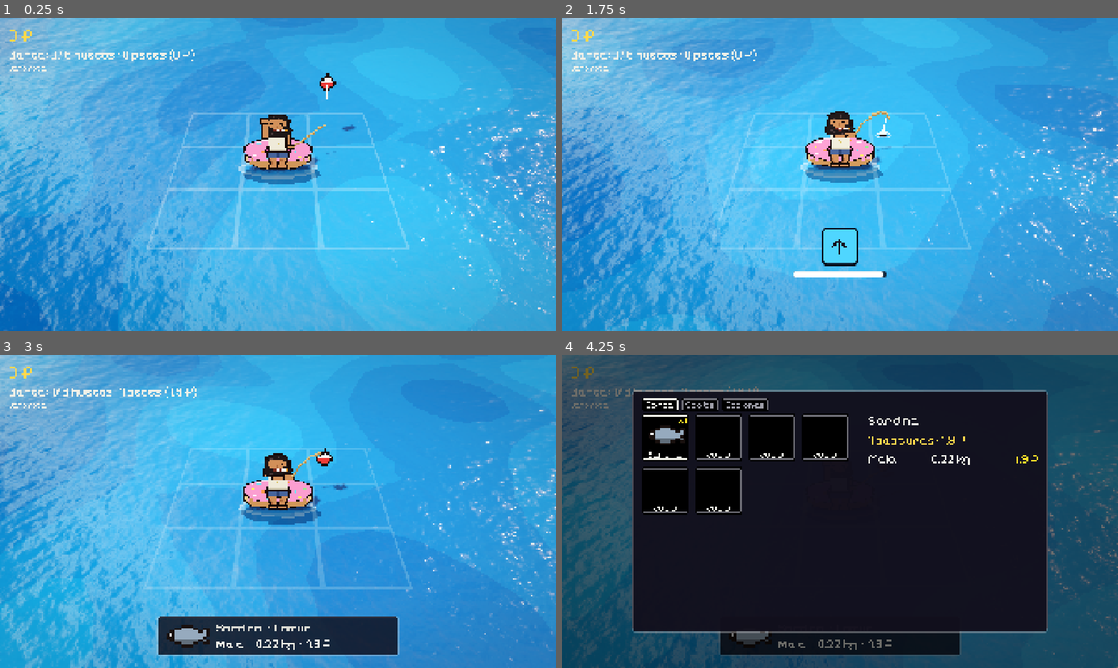
Above: before the commit, frames 1-4 (two rows, left to right).
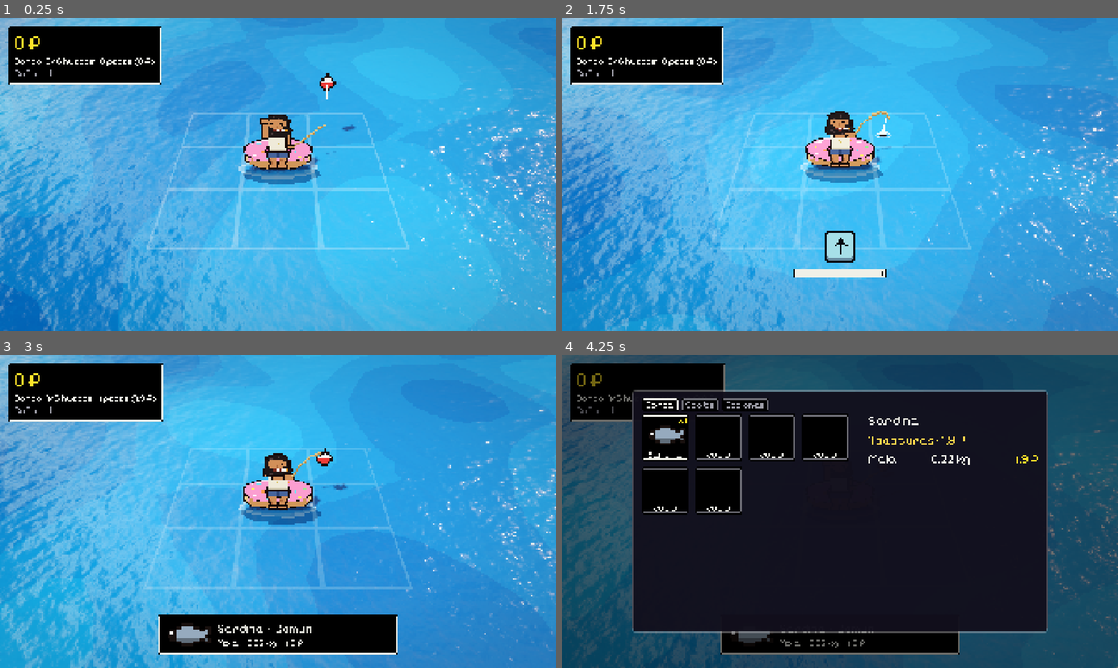
Above: after the commit, the same moments.

Repository: xNeku/FIshin
Game: Godot game, scene res://scenes/main.tscn
Two runs of this game, one before a commit and one after it. Both use one fixed random seed, a clock stepped at 60 frames per second and the inputs below.
Inputs (mouse positions are in pixels of both pictures, inside the frame that each line leads up to):
- Up to frame 1 (0.25 s): no input
- Up to frame 2 (1.75 s): tap Enter at 0.5 s; move the mouse to (962, 158) at 0.52 s; hold Up (pesca_arriba) 0.53-1.28 s; hold Q (cambiar_modo) 0.53-1.28 s; click (962, 158) at 0.67 s; tap E (interactuar) at 0.8, 1.35 s; move the mouse to (728, 190) at 1.27 s; hold Down (pesca_abajo) from 1.28 s (still down); click (728, 190) at 1.42 s; tap Q (cambiar_modo) at 1.55 s
- Up to frame 3 (3 s): move the mouse to (333, 442) at 2.02 s; release Down (pesca_abajo) at 2.03 s; hold Q (cambiar_modo) 2.03-2.78 s; hold Up (pesca_arriba) from 2.03 s (still down); click (333, 442) at 2.17 s; tap E (interactuar) at 2.3, 2.85 s; move the mouse to (250, 574) at 2.77 s; click (250, 574) at 2.92 s
- Up to frame 4 (4.25 s): tap Q (cambiar_modo) at 3.05 s; move the mouse to (1006, 558) at 3.52 s; release Up (pesca_arriba) at 3.53 s; hold Left (pesca_izq) from 3.53 s (still down); hold E (interactuar) from 3.53 s (still down); tap D (mover_der) at 3.6 s; click (1006, 558) at 3.67 s; tap Tab (menu) at 4.15 s

The runs differ from the first frame. In frame 1, 5.2% of the frame differs, in the area x 1-35%, y 2-22%; in frame 2, 6.0%; in frame 3, 11%, in the area x 1-72%, y 2-97%; in frame 4, 6.5%.

Commit message:
Minijuego con teclas dibujadas (teclado o mando según lo último que toques, con versión pulsada), la tecla se aprieta sola al machacar; HUD en paneles pixel y pistas con el dibujo de su tecla
Co-Authored-By: Claude Opus 5.5 <noreply@anthropic.com>
Claude-Session: https://claude.ai/code/session_019rcxv2gkMTX1eHoDeqRmkz

Diff:
--- a/scenes/ui/hud.tscn
+++ b/scenes/ui/hud.tscn
@@ -4,57 +4,15 @@
 [ext_resource type="Shader" path="res://shaders/efecto_pantalla.gdshader" id="2_efecto"]
 [ext_resource type="PackedScene" path="res://scenes/ui/popup_texto.tscn" id="3_popup"]
 [ext_resource type="PackedScene" path="res://scenes/ui/popup_icono.tscn" id="3_popup_x"]
+[ext_resource type="Texture2D" path="res://art/ui/teclas/teclado_pesca_1.png" id="4_tecla"]
+[ext_resource type="Texture2D" path="res://art/ui/teclas/teclado_interactuar.png" id="5_tecla_e"]
+[ext_resource type="Texture2D" path="res://art/ui/teclas/teclado_cambiar_modo.png" id="6_tecla_q"]
 
 [sub_resource type="ShaderMaterial" id="mat_efecto"]
 shader = ExtResource("2_efecto")
 shader_parameter/intensidad = 0.0
 shader_parameter/destello = 0.0
 
-[sub_resource type="StyleBoxFlat" id="estilo_tecla"]
-bg_color = Color(1, 1, 1, 1)
-border_width_left = 6
-border_width_top = 6
-border_width_right = 6
-border_width_bottom = 10
-border_color = Color(0.08, 0.05, 0.1, 1)
-corner_radius_top_left = 16
-corner_radius_top_right = 16
-corner_radius_bottom_right = 16
-corner_radius_bottom_left = 16
-
-[sub_resource type="StyleBoxFlat" id="estilo_panel"]
-bg_color = Color(0.06, 0.05, 0.1, 0.82)
-border_width_left = 4
-border_width_top = 4
-border_width_right = 4
-border_width_bottom = 4
-border_color = Color(1, 1, 1, 0.25)
-corner_radius_top_left = 12
-corner_radius_top_right = 12
-corner_radius_bottom_right = 12
-corner_radius_bottom_left = 12
-
-[sub_resource type="StyleBoxFlat" id="barra_fondo"]
-bg_color = Color(0.05, 0.03, 0.08, 0.8)
-corner_radius_top_left = 6
-corner_radius_top_right = 6
-corner_radius_bottom_right = 6
-corner_radius_bottom_left = 6
-
-[sub_resource type="StyleBoxFlat" id="barra_tiempo"]
-bg_color = Color(1, 1, 1, 1)
-corner_radius_top_left = 6
-corner_radius_top_right = 6
-corner_radius_bottom_right = 6
-corner_radius_bottom_left = 6
-
-[sub_resource type="StyleBoxFlat" id="barra_machacar"]
-bg_color = Color(1, 0.55, 0.2, 1)
-corner_radius_top_left = 6
-corner_radius_top_right = 6
-corner_radius_bottom_right = 6
-corner_radius_bottom_left = 6
-
 [node name="HUD" type="CanvasLayer"]
 script = ExtResource("1_script")
 escena_popup = ExtResource("3_popup")
@@ -69,32 +27,38 @@
 grow_vertical = 2
 mouse_filter = 2
 
-[node name="Info" type="VBoxContainer" parent="."]
-offset_left = 32.0
+[node name="Info" type="PanelContainer" parent="."]
+offset_left = 24.0
 offset_top = 24.0
-offset_right = 700.0
-offset_bottom = 220.0
-mouse_filter = 2
-
-[node name="Rublos" type="Label" parent="Info"]
-layout_mode = 2
-theme_override_colors/font_color = Color(1, 0.85, 0.3, 1)
-theme_override_font_sizes/font_size = 56
+offset_right = 24.0
+offset_bottom = 24.0
+mouse_filter = 2
+
+[node name="Lista" type="VBoxContainer" parent="Info"]
+layout_mode = 2
+mouse_filter = 2
+theme_override_constants/separation = 4
+
+[node name="Rublos" type="Label" parent="Info/Lista"]
+layout_mode = 2
+theme_type_variation = &"Dinero"
+theme_override_font_sizes/font_size = 60
 text = "0 ₽"
 
-[node name="Barca" type="Label" parent="Info"]
-layout_mode = 2
+[node name="Barca" type="Label" parent="Info/Lista"]
+layout_mode = 2
+theme_type_variation = &"Pequeno"
 text = "Barca: 0 peces"
 
-[node name="Cana" type="Label" parent="Info"]
-layout_mode = 2
-theme_override_font_sizes/font_size = 24
+[node name="Cana" type="Label" parent="Info/Lista"]
+layout_mode = 2
+theme_type_variation = &"Titulo"
 text = "Caña rota"
 
-[node name="Cebo" type="Label" parent="Info"]
-layout_mode = 2
-theme_override_colors/font_color = Color(0.6, 1, 0.5, 1)
-theme_override_font_sizes/font_size = 24
+[node name="Cebo" type="Label" parent="Info/Lista"]
+layout_mode = 2
+theme_type_variation = &"Pequeno"
+theme_override_colors/font_color = Color(0.55, 0.95, 0.45, 1)
 text = "Cebo: 5 pescas"
 
 [node name="Estado" type="Label" parent="."]
@@ -103,8 +67,8 @@
 offset_top = 40.0
 offset_bottom = 100.0
 grow_horizontal = 2
-theme_override_font_sizes/font_size = 40
-text = "Esperando que piquen..."
+theme_override_constants/outline_size = 12
+text = "¡Barca llena! Ve a vender"
 horizontal_alignment = 1
 
 [node name="Prompt" type="Control" parent="."]
@@ -120,83 +84,58 @@
 grow_vertical = 2
 mouse_filter = 2
 
-[node name="Machacar" type="Label" parent="Prompt"]
-layout_mode = 0
-offset_left = -300.0
-offset_top = -150.0
-offset_right = 300.0
-offset_bottom = -90.0
-theme_override_colors/font_color = Color(1, 0.55, 0.2, 1)
-theme_override_font_sizes/font_size = 44
-text = "¡MACHACA!"
-horizontal_alignment = 1
-
 [node name="Teclas" type="HBoxContainer" parent="Prompt"]
 layout_mode = 0
 offset_left = -200.0
-offset_top = -70.0
+offset_top = -60.0
 offset_right = 200.0
-offset_bottom = 70.0
-mouse_filter = 2
-theme_override_constants/separation = 20
+offset_bottom = 60.0
+mouse_filter = 2
+theme_override_constants/separation = 24
 alignment = 1
 
-[node name="Tecla1" type="PanelContainer" parent="Prompt/Teclas"]
-custom_minimum_size = Vector2(130, 130)
-layout_mode = 2
-mouse_filter = 2
-theme_override_styles/panel = SubResource("estilo_tecla")
-
-[node name="Texto" type="Label" parent="Prompt/Teclas/Tecla1"]
-layout_mode = 2
-theme_override_colors/font_color = Color(0.08, 0.05, 0.1, 1)
-theme_override_constants/outline_size = 0
-theme_override_font_sizes/font_size = 80
-text = "1"
-horizontal_alignment = 1
-vertical_alignment = 1
+[node name="Tecla1" type="TextureRect" parent="Prompt/Teclas"]
+texture_filter = 1
+custom_minimum_size = Vector2(120, 120)
+layout_mode = 2
+mouse_filter = 2
+texture = ExtResource("4_tecla")
+expand_mode = 1
+stretch_mode = 5
 
 [node name="Mas" type="Label" parent="Prompt/Teclas"]
 layout_mode = 2
-theme_override_font_sizes/font_size = 64
+theme_override_constants/outline_size = 12
+theme_override_font_sizes/font_size = 60
 text = "+"
 
-[node name="Tecla2" type="PanelContainer" parent="Prompt/Teclas"]
-custom_minimum_size = Vector2(130, 130)
-layout_mode = 2
-mouse_filter = 2
-theme_override_styles/panel = SubResource("estilo_tecla")
-
-[node name="Texto" type="Label" parent="Prompt/Teclas/Tecla2"]
-layout_mode = 2
-theme_override_colors/font_color = Color(0.08, 0.05, 0.1, 1)
-theme_override_constants/outline_size = 0
-theme_override_font_sizes/font_size = 80
-text = "→"
-horizontal_alignment = 1
-vertical_alignment = 1
+[node name="Tecla2" type="TextureRect" parent="Prompt/Teclas"]
+texture_filter = 1
+custom_minimum_size = Vector2(120, 120)
+layout_mode = 2
+mouse_filter = 2
+texture = ExtResource("4_tecla")
+expand_mode = 1
+stretch_mode = 5
 
 [node name="BarraTiempo" type="ProgressBar" parent="Prompt"]
 layout_mode = 0
 offset_left = -160.0
-offset_top = 85.0
+offset_top = 76.0
 offset_right = 160.0
-offset_bottom = 105.0
-mouse_filter = 2
-theme_override_styles/background = SubResource("barra_fondo")
-theme_override_styles/fill = SubResource("barra_tiempo")
+offset_bottom = 108.0
+mouse_filter = 2
 value = 100.0
 show_percentage = false
 
 [node name="BarraMachacar" type="ProgressBar" parent="Prompt"]
 layout_mode = 0
-offset_left = -260.0
+offset_left = -240.0
 offset_top = 120.0
-offset_right = 260.0
+offset_right = 240.0
 offset_bottom = 160.0
 mouse_filter = 2
-theme_override_styles/background = SubResource("barra_fondo")
-theme_override_styles/fill = SubResource("barra_machacar")
+theme_type_variation = &"BarraNaranja"
 max_value = 10.0
 show_percentage = false
 
@@ -212,9 +151,9 @@
 offset_bottom = 40.0
 grow_horizontal = 0
 grow_vertical = 2
-theme_override_colors/font_color = Color(1, 0.85, 0.3, 1)
+theme_type_variation = &"Dinero"
 theme_override_constants/outline_size = 16
-theme_override_font_sizes/font_size = 96
+theme_override_font_sizes/font_size = 100
 text = "x0"
 horizontal_alignment = 1
 
@@ -227,36 +166,65 @@
 grow_vertical = 2
 mouse_filter = 2
 
-[node name="Aviso" type="Label" parent="."]
+[node name="Aviso" type="PanelContainer" parent="."]
 anchors_preset = 7
 anchor_left = 0.5
 anchor_top = 1.0
 anchor_right = 0.5
 anchor_bottom = 1.0
-offset_left = -500.0
-offset_top = -250.0
-offset_right = 500.0
-offset_bottom = -200.0
+offset_top = -260.0
+offset_bottom = -260.0
 grow_horizontal = 2
 grow_vertical = 0
-theme_override_colors/font_color = Color(0.5, 0.85, 1, 1)
-theme_override_font_sizes/font_size = 34
-text = "[E] Vender todo al comerciante"
-horizontal_alignment = 1
-
-[node name="AyudaModo" type="Label" parent="."]
+mouse_filter = 2
+
+[node name="Fila" type="HBoxContainer" parent="Aviso"]
+layout_mode = 2
+mouse_filter = 2
+theme_override_constants/separation = 20
+
+[node name="Icono" type="TextureRect" parent="Aviso/Fila"]
+texture_filter = 1
+custom_minimum_size = Vector2(64, 68)
+layout_mode = 2
+mouse_filter = 2
+texture = ExtResource("5_tecla_e")
+expand_mode = 1
+stretch_mode = 5
+
+[node name="Texto" type="Label" parent="Aviso/Fila"]
+layout_mode = 2
+text = "Hablar con el comerciante"
+
+[node name="AyudaModo" type="PanelContainer" parent="."]
 anchors_preset = 2
 anchor_top = 1.0
 anchor_bottom = 1.0
-offset_left = 32.0
-offset_top = -70.0
-offset_right = 600.0
+offset_left = 24.0
+offset_top = -24.0
+offset_right = 24.0
 offset_bottom = -24.0
 grow_vertical = 0
 mouse_filter = 2
-theme_override_colors/font_color = Color(0.85, 0.95, 1, 1)
-theme_override_font_sizes/font_size = 30
-text = "[Q] Bajar a tierra"
+
+[node name="Fila" type="HBoxContainer" parent="AyudaModo"]
+layout_mode = 2
+mouse_filter = 2
+theme_override_constants/separation = 16
+
+[node name="Icono" type="TextureRect" parent="AyudaModo/Fila"]
+texture_filter = 1
+custom_minimum_size = Vector2(48, 51)
+layout_mode = 2
+mouse_filter = 2
+texture = ExtResource("6_tecla_q")
+expand_mode = 1
+stretch_mode = 5
+
+[node name="Texto" type="Label" parent="AyudaModo/Fila"]
+layout_mode = 2
+theme_type_variation = &"Pequeno"
+text = "Bajar a tierra"
 
 [node name="Resultado" type="PanelContainer" parent="."]
 anchors_preset = 7
@@ -271,15 +239,10 @@
 grow_horizontal = 2
 grow_vertical = 0
 mouse_filter = 2
-theme_override_styles/panel = SubResource("estilo_panel")
 
 [node name="Margen" type="MarginContainer" parent="Resultado"]
 layout_mode = 2
 mouse_filter = 2
-theme_override_constants/margin_left = 20
-theme_override_constants/margin_top = 12
-theme_override_constants/margin_right = 20
-theme_override_constants/margin_bottom = 12
 
 [node name="Fila" type="HBoxContainer" parent="Resultado/Margen"]
 layout_mode = 2
@@ -302,9 +265,9 @@
 
 [node name="Nombre" type="Label" parent="Resultado/Margen/Fila/Textos"]
 layout_mode = 2
-theme_override_font_sizes/font_size = 40
 text = "Sardina · Común"
 
 [node name="Detalle" type="Label" parent="Resultado/Margen/Fila/Textos"]
 layout_mode = 2
+theme_type_variation = &"Pequeno"
 text = "Buena · 0.20 kg · 4 ₽"
--- a/scripts/ui/hud.gd
+++ b/scripts/ui/hud.gd
@@ -17,6 +17,10 @@
 ## Altura de la X sobre los pies del náufrago cuando va andando.
 @export var altura_cabeza_andando: float = 2.0
 @export var velocidad_contador: float = 6.0
+## Iconos de teclas: <carpeta>/<teclado|mando>_<accion>[_pulsada].png. Redibuja los PNG para cambiarlos.
+@export_dir var carpeta_teclas: String = "res://art/ui/teclas"
+## Al machacar, cada cuánto se aprieta sola la tecla dibujada (segundos).
+@export var ritmo_machacar: float = 0.12
 ## Cuánto salta de sitio el botón al tope de intensidad (píxeles).
 @export var salto_prompt_maximo: float = 220.0
 @export var color_numeros: Color = Color("ff9a3c")
@@ -35,25 +39,22 @@
 @export var destello_captura: float = 0.2
 @export var destello_perfecto: float = 0.5
 
-const TEXTO_TECLA: Dictionary = {
-	&"pesca_1": "1", &"pesca_2": "2", &"pesca_3": "3", &"pesca_4": "4",
-	&"pesca_arriba": "↑", &"pesca_abajo": "↓", &"pesca_izq": "←", &"pesca_der": "→",
-}
+## Letras de las pistas "[E] ..." y su acción del Input Map.
+const TECLA_A_ACCION: Dictionary = {"E": &"interactuar", "Q": &"cambiar_modo", "Tab": &"menu"}
 const NOMBRES_RAREZA: Array[String] = ["Común", "Raro", "Extraño", "Legendario"]
 
 @onready var efecto: ColorRect = $EfectoPantalla
-@onready var rublos: Label = $Info/Rublos
-@onready var barca: Label = $Info/Barca
-@onready var cana: Label = $Info/Cana
-@onready var cebo: Label = $Info/Cebo
+@onready var rublos: Label = $Info/Lista/Rublos
+@onready var barca: Label = $Info/Lista/Barca
+@onready var cana: Label = $Info/Lista/Cana
+@onready var cebo: Label = $Info/Lista/Cebo
 @onready var estado: Label = $Estado
 @onready var prompt: Control = $Prompt
 @onready var teclas: Control = $Prompt/Teclas
-@onready var tecla1: PanelContainer = $Prompt/Teclas/Tecla1
-@onready var tecla2: PanelContainer = $Prompt/Teclas/Tecla2
+@onready var tecla1: TextureRect = $Prompt/Teclas/Tecla1
+@onready var tecla2: TextureRect = $Prompt/Teclas/Tecla2
 @onready var mas: Label = $Prompt/Teclas/Mas
 @onready var barra_tiempo: ProgressBar = $Prompt/BarraTiempo
-@onready var machacar: Label = $Prompt/Machacar
 @onready var barra_machacar: ProgressBar = $Prompt/BarraMachacar
 @onready var combo: Label = $Combo
 @onready var popups: Control = $Popups
@@ -61,8 +62,8 @@
 @onready var icono: TextureRect = $Resultado/Margen/Fila/Icono
 @onready var nombre: Label = $Resultado/Margen/Fila/Textos/Nombre
 @onready var detalle: Label = $Resultado/Margen/Fila/Textos/Detalle
-@onready var aviso: Label = $Aviso
-@onready var ayuda_modo: Label = $AyudaModo
+@onready var aviso: PanelContainer = $Aviso
+@onready var ayuda_modo: PanelContainer = $AyudaModo
 
 var _rublos_mostrados: float = 0.0
 var _intensidad_objetivo: float = 0.0
@@ -71,6 +72,10 @@
 var _pos_prompt: Vector2
 var _mat: ShaderMaterial
 var _ultima_x: int = -1000
+var _mando: bool = false
+var _iconos: Dictionary = {}
+var _accion_machacar: StringName = &""
+var _t_machacar: float = 0.0
 
 
 func _ready() -> void:
@@ -115,10 +120,16 @@
 	aviso.visible = barco != null and barco.puede_hablar() and not (celebracion and celebracion.celebrando) \
 		and not (pesca and pesca.en_curso())
 	if aviso.visible:
-		aviso.text = "[E] Hablar con el comerciante"
+		_pista(aviso, "[E] Hablar con el comerciante")
 	var texto_modo: String = jugador.ayuda() if jugador else ""
 	ayuda_modo.visible = texto_modo != ""
-	ayuda_modo.text = texto_modo
+	if ayuda_modo.visible:
+		_pista(ayuda_modo, texto_modo)
+	# Machacando, la tecla dibujada se aprieta sola para que se vea qué hay que hacer.
+	if _accion_machacar != &"":
+		_t_machacar += dt
+		var abajo: bool = fmod(_t_machacar, ritmo_machacar * 2.0) >= ritmo_machacar
+		tecla1.texture = _icono(_accion_machacar, abajo)
 	if Juego.en_movimiento:
 		resultado.visible = false
 
@@ -134,6 +145,8 @@
 
 
 func _on_estado(e: Pesca.Estado) -> void:
+	if e != Pesca.Estado.PASO:
+		_accion_machacar = &""
 	match e:
 		Pesca.Estado.ESPERANDO:
 			prompt.visible = false
@@ -157,13 +170,12 @@
 	mas.visible = doble
 	if doble:
 		_pintar_tecla(tecla2, p.acciones[1])
-	machacar.visible = mash
+	_accion_machacar = p.acciones[0] if mash else &""
 	barra_machacar.visible = mash
 	barra_tiempo.visible = true
 	if mash:
 		barra_machacar.max_value = p.pulsaciones
 		barra_machacar.value = 0
-		machacar.text = "¡MACHACA %s!" % TEXTO_TECLA.get(p.acciones[0], "?")
 	# Cuanto más dentro, más loco salta el botón por la pantalla.
 	var salto: float = salto_prompt_maximo * _intensidad_objetivo * _intensidad_objetivo
 	prompt.position = _pos_prompt + Vector2(randf_range(-salto, salto), randf_range(-salto, salto) * 0.5)
@@ -172,10 +184,51 @@
 	create_tween().tween_property(teclas, "scale", Vector2.ONE, 0.12).set_trans(Tween.TRANS_BACK).set_ease(Tween.EASE_OUT)
 
 
-func _pintar_tecla(panel: PanelContainer, accion: StringName) -> void:
-	var texto: Label = panel.get_node("Texto")
-	texto.text = TEXTO_TECLA.get(accion, "?")
-	panel.self_modulate = color_flechas if accion in Pesca.FLECHAS else color_numeros
+func _pintar_tecla(tecla: TextureRect, accion: StringName) -> void:
+	tecla.texture = _icono(accion)
+	tecla.set_meta("accion", accion)
+	# En teclado las teclas son blancas: se tiñen (números / flechas). Los botones del mando ya traen color.
+	if _mando:
+		tecla.self_modulate = Color.WHITE
+	else:
+		tecla.self_modulate = (color_flechas if accion in Pesca.FLECHAS else color_numeros).lerp(Color.WHITE, 0.55)
+
+
+## Icono dibujado de una acción para el último dispositivo usado (teclado o mando).
+func _icono(accion: StringName, pulsada: bool = false) -> Texture2D:
+	var ruta: String = "%s/%s_%s%s.png" % [carpeta_teclas, "mando" if _mando else "teclado", accion, "_pulsada" if pulsada else ""]
+	if not _iconos.has(ruta):
+		_iconos[ruta] = load(ruta) if ResourceLoader.exists(ruta) else null
+	return _iconos[ruta]
+
+
+## Pista "[E] Texto": la letra entre corchetes se cambia por el dibujo de su tecla.
+func _pista(caja: PanelContainer, texto: String) -> void:
+	var icono: TextureRect = caja.get_node("Fila/Icono")
+	var etiqueta: Label = caja.get_node("Fila/Texto")
+	var accion: StringName = &""
+	if texto.begins_with("["):
+		var fin: int = texto.find("]")
+		accion = TECLA_A_ACCION.get(texto.substr(1, fin - 1), &"")
+		texto = texto.substr(fin + 1).strip_edges()
+	var tex: Texture2D = _icono(accion) if accion != &"" else null
+	icono.texture = tex
+	icono.visible = tex != null
+	etiqueta.text = texto
+
+
+func _input(event: InputEvent) -> void:
+	# El último dispositivo usado decide qué dibujos salen.
+	var mando: bool = _mando
+	if event is InputEventJoypadButton or (event is InputEventJoypadMotion and absf((event as InputEventJoypadMotion).axis_value) > 0.5):
+		mando = true
+	elif event is InputEventKey or event is InputEventMouseButton:
+		mando = false
+	if mando != _mando:
+		_mando = mando
+		for t: TextureRect in [tecla1, tecla2]:
+			if t.has_meta("accion"):
+				_pintar_tecla(t, t.get_meta("accion"))
 
 
 func _on_acierto(indice: int, _total: int) -> void:
Binary file added: art/ui/teclas/mando_cambiar_modo.png
Not shown, added: art/ui/teclas/mando_cambiar_modo.png.import
Binary file added: art/ui/teclas/mando_cambiar_modo_pulsada.png
Not shown, added: art/ui/teclas/mando_cambiar_modo_pulsada.png.import
Binary file added: art/ui/teclas/mando_interactuar.png
Not shown, added: art/ui/teclas/mando_interactuar.png.import
Binary file added: art/ui/teclas/mando_interactuar_pulsada.png
Not shown, added: art/ui/teclas/mando_interactuar_pulsada.png.import
Binary file added: art/ui/teclas/mando_menu.png
Not shown, added: art/ui/teclas/mando_menu.png.import
Binary file added: art/ui/teclas/mando_menu_pulsada.png
Not shown, added: art/ui/teclas/mando_menu_pulsada.png.import
(and 76 more such lines)
